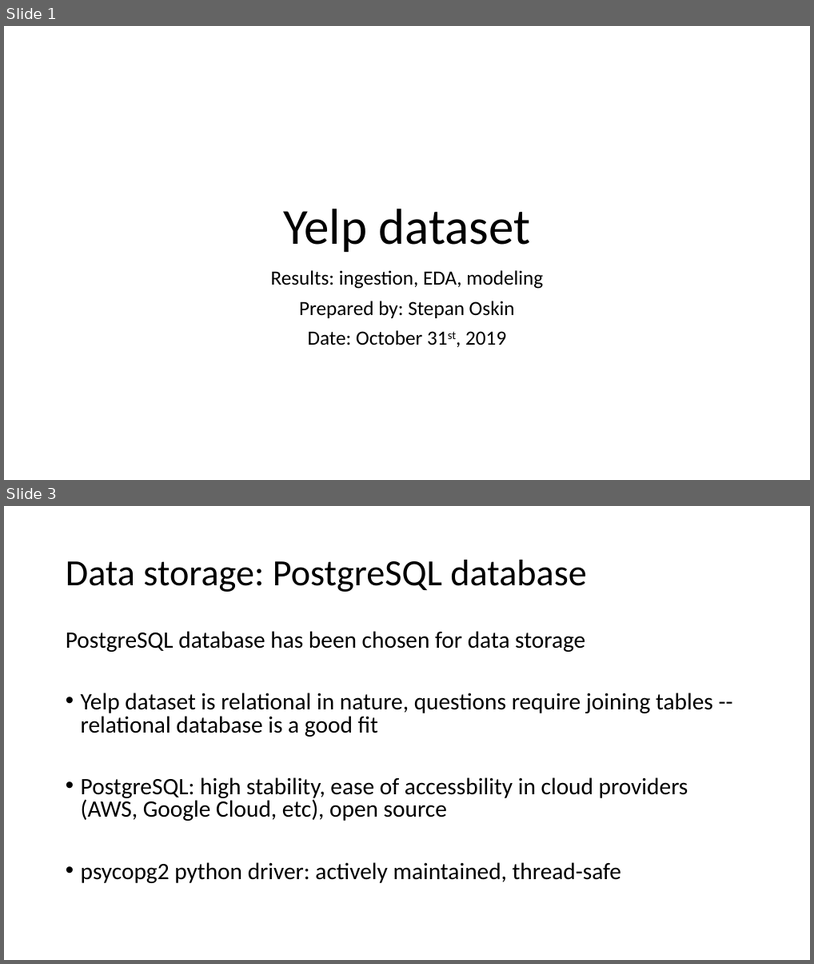
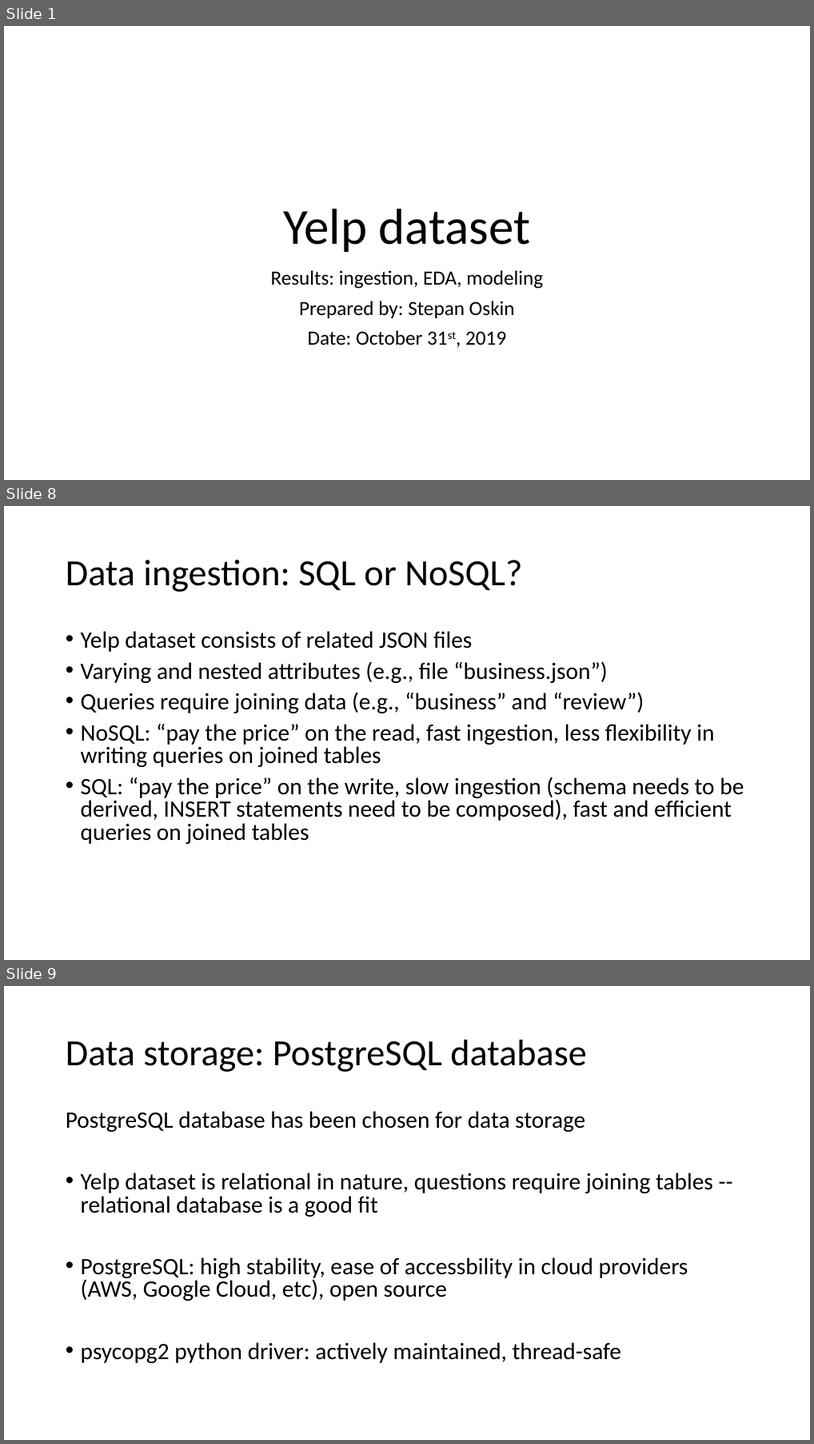
Before and after one commit to stepan-o/lift, a slide deck: presentations/Yelp_dataset_results.pptx. Shown one above the other, each under a label of ours: slides 1 and 3 before the commit, slides 1, 8 and 9 after it; the slides between them are not shown. The pictures are 814x964 and 814x1444 pixels, drawn with LibreOffice and Linux fonts; fonts in the diff are those of the drawing. Boxes give left, top, right and bottom in pixels: in the first picture for what was removed or moved away, otherwise in the second. Text is boxed around its words. In the diff, an @@ line names an element or a change of style, - is before the commit and + after.

```diff
--- a/presentations/Yelp_dataset_results.pptx
+++ b/presentations/Yelp_dataset_results.pptx
@@ slide 8 added at (x1=4, y1=506, x2=810, y2=960), background #FFFFFF @@
@@ title added at (x1=66, y1=560, x2=522, y2=592), 44 pt, text #000000 @@
+Data ingestion: SQL or NoSQL?
@@ text added at (x1=81, y1=631, x2=744, y2=844), 28 pt, text #000000 @@
+• Yelp dataset consists of related JSON files
+• Varying and nested attributes (e.g., file “business.json”)
+• Queries require joining data (e.g., “business” and “review”)
+• NoSQL: “pay the price” on the read, fast ingestion, less flexibility in writing queries on joined tables
+• SQL: “pay the price” on the write, slow ingestion (schema needs to be derived, INSERT statements need to be composed), fast and efficient queries on joined tables
@@ what was slide 3 is now slide 9 @@
```
Also in this commit, not shown: 1 slide changed, 6 other slides added.
